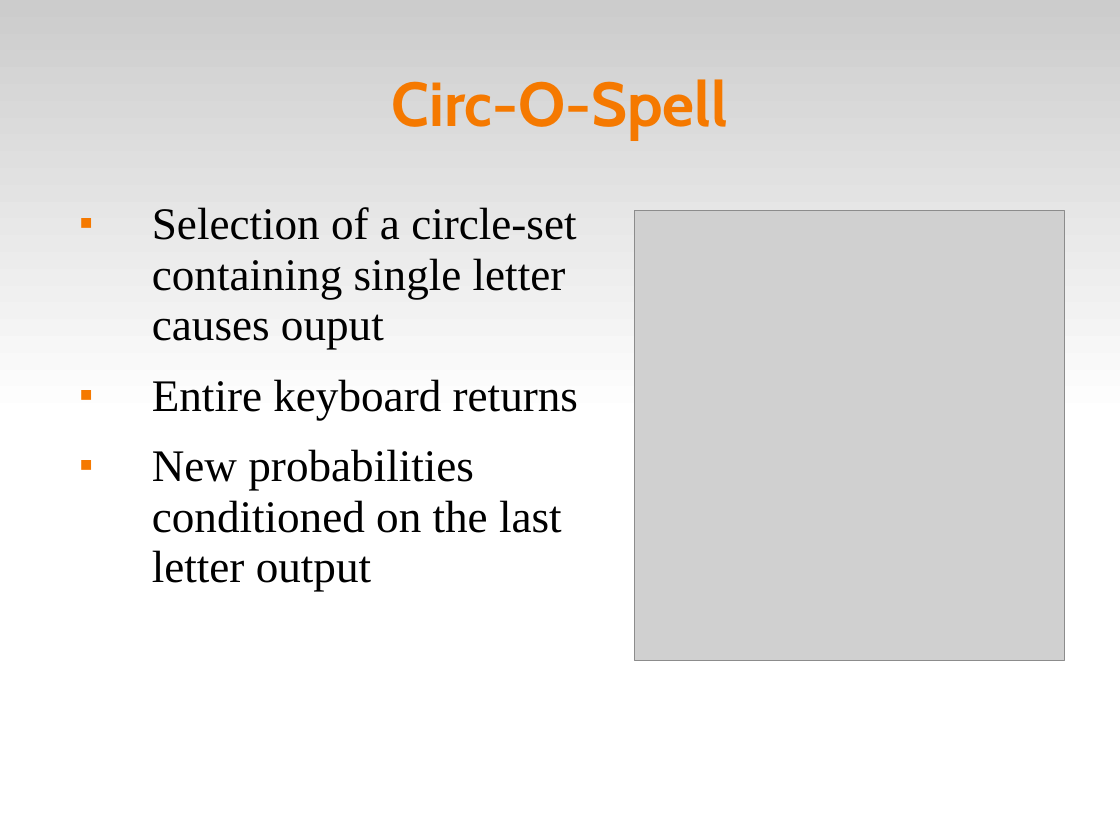
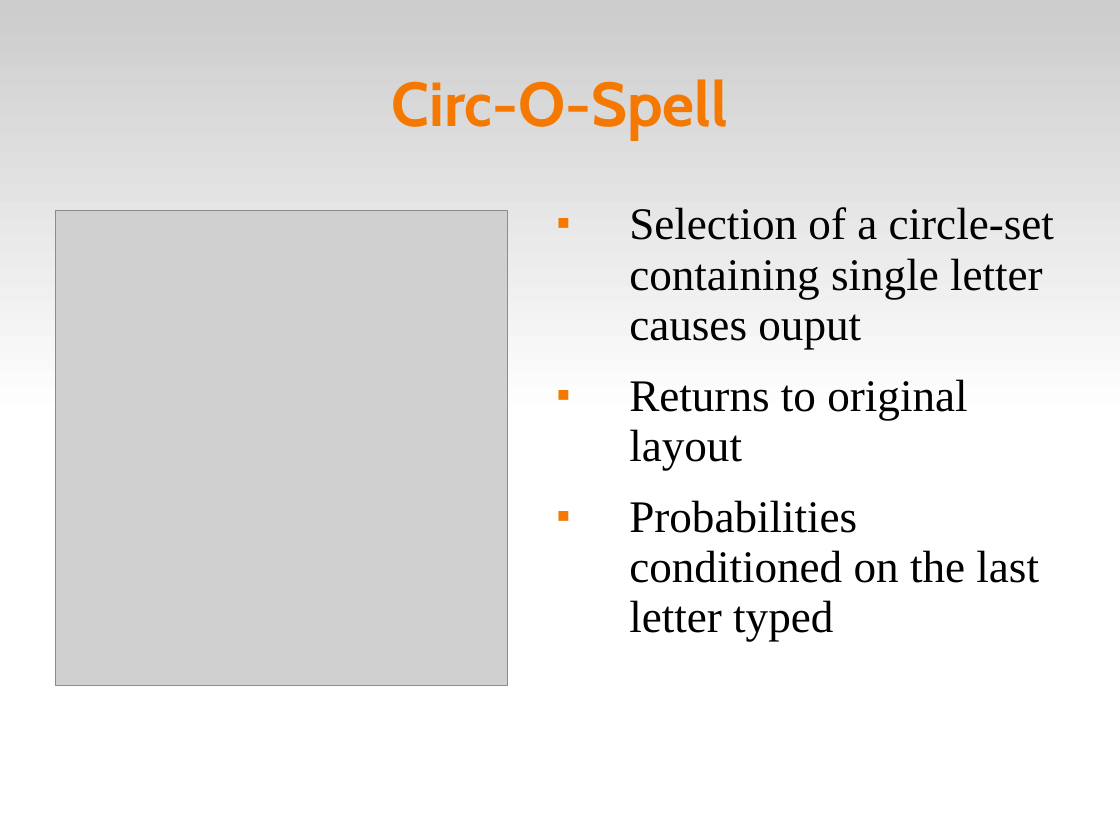
Before and after one commit to abdullah38rcc/BCI-Virtual-Keyboard, a slide deck: slide 3 of circlespell/docs/virtKey.ppt. Drawn at 1120x840 pixels with LibreOffice and Linux fonts; fonts in the diff are those of the drawing; grey boxes stand for pictures. Boxes give left, top, right and bottom in pixels: in the first picture for what was removed or moved away, otherwise in the second. Text is boxed around its words. In the diff, an @@ line names an element or a change of style, - is before the commit and + after.

```diff
--- a/circlespell/docs/virtKey.ppt
+++ b/circlespell/docs/virtKey.ppt
@@ text "Selection of a circle-set containing ...": place and size @@
-text "Selection of a circle-set containing ..." at [152, 207, 578, 591]
+text "Selection of a circle-set containing ..." at [629, 207, 1054, 642]
@@ picture: place and size @@
-picture at [635, 210, 1065, 661]
+picture at [56, 210, 508, 686]
@@ text at [629, 379, 1039, 642]: text changed @@
-■ Entire keyboard returns
-■ New probabilities conditioned on the last letter output
+■ Returns to original layout
+■ Probabilities conditioned on the last letter typed
```
Also in this commit, not shown: 3 slides added, 1 other file.
